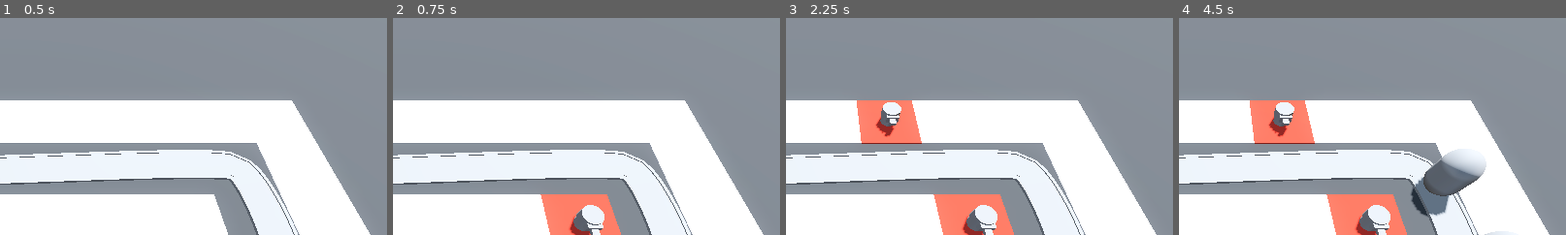
Above: before the commit, frames 1-4 (left to right).
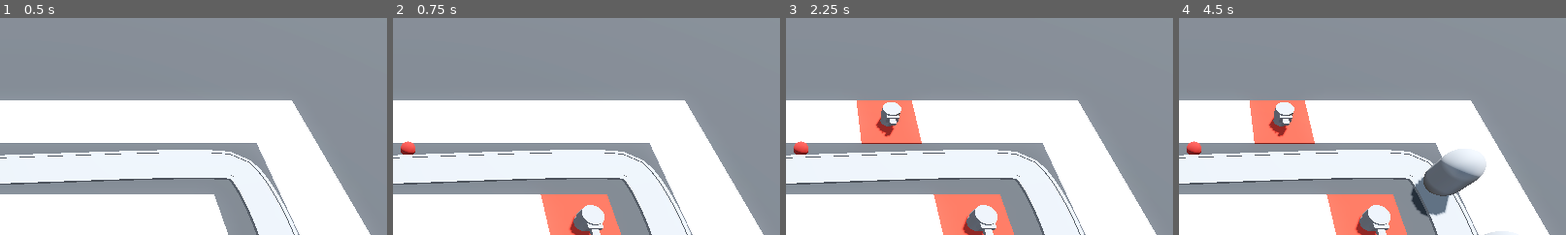
Above: after the commit, the same moments.

Repository: yubinex/barbarian-blaster
Game: Godot game, scene res://base_level.tscn
The game is run twice, just before and just after one commit, with the same random seed, the same clock (stepped at 60 frames per second) and the same inputs.
Inputs (mouse positions are % of the whole screen's width and height, from its top left):
- Up to frame 1 (0.5 s): no input
- Up to frame 2 (0.75 s): move the mouse to (72, 45) at 0.52 s; click (72, 45) at 0.6 s
- Up to frame 3 (2.25 s): move the mouse to (30, 55) at 1.27 s; click (30, 55) at 1.35 s; move the mouse to (60, 28) at 2.02 s; click (60, 28) at 2.1 s
- Up to frame 4 (4.5 s): move the mouse to (45, 70) at 2.77 s; click (45, 70) at 2.85 s; move the mouse to (80, 65) at 3.52 s; click (80, 65) at 3.6 s; move the mouse to (20, 35) at 4.27 s; click (20, 35) at 4.35 s
The pictures show only the part of the screen within x 48-98%, y 0-50%; the shares and areas given below are measured in that part.

Frame 1 is identical in both runs. In frame 2, 0.2% of the frame differs, in the area x 2-6%, y 56-63%; in frame 3, 0.2%; in frame 4, 0.2%.

Commit message:
feat: Add projectile shooting to turret
Adds a projectile scene and script, and attaches it to the turret. The turret now instantiates a projectile.

Diff:
--- /dev/null
+++ b/turret/projectile.gd
@@ -0,0 +1,11 @@
+class_name Projectile
+extends Area3D
+
+
+@export var speed := 30.0
+
+var direction := Vector3.FORWARD
+
+
+func _physics_process(delta: float) -> void:
+	position += direction * delta * speed
--- /dev/null
+++ b/turret/projectile.tscn
@@ -0,0 +1,21 @@
+[gd_scene load_steps=5 format=3 uid="uid://58qnl1owc1lt"]
+
+[ext_resource type="Script" uid="uid://duem4wgl5qr0e" path="res://turret/projectile.gd" id="1_xw3pi"]
+
+[sub_resource type="StandardMaterial3D" id="StandardMaterial3D_bjyge"]
+albedo_color = Color(0.666667, 0.156863, 0.12549, 1)
+
+[sub_resource type="SphereMesh" id="SphereMesh_xw3pi"]
+material = SubResource("StandardMaterial3D_bjyge")
+
+[sub_resource type="SphereShape3D" id="SphereShape3D_nj30x"]
+
+[node name="Projectile" type="Area3D"]
+top_level = true
+script = ExtResource("1_xw3pi")
+
+[node name="MeshInstance3D" type="MeshInstance3D" parent="."]
+mesh = SubResource("SphereMesh_xw3pi")
+
+[node name="CollisionShape3D" type="CollisionShape3D" parent="."]
+shape = SubResource("SphereShape3D_nj30x")
--- /dev/null
+++ b/turret/turret.gd
@@ -0,0 +1,9 @@
+extends Node3D
+
+
+@export var projectile: PackedScene
+
+
+func _ready() -> void:
+	var shot: Projectile = projectile.instantiate()
+	add_child(shot)
--- a/turret/turret.tscn
+++ b/turret/turret.tscn
@@ -1,4 +1,7 @@
-[gd_scene load_steps=5 format=3 uid="uid://l73sv81ny4tb"]
+[gd_scene load_steps=7 format=3 uid="uid://l73sv81ny4tb"]
+
+[ext_resource type="Script" uid="uid://clh64241p5rdf" path="res://turret/turret.gd" id="1_vfthy"]
+[ext_resource type="PackedScene" uid="uid://58qnl1owc1lt" path="res://turret/projectile.tscn" id="2_2876l"]
 
 [sub_resource type="CylinderMesh" id="CylinderMesh_pweg5"]
 height = 1.0
@@ -15,6 +18,8 @@
 size = Vector3(0.4, 0.2, 0.5)
 
 [node name="Turret" type="Node3D"]
+script = ExtResource("1_vfthy")
+projectile = ExtResource("2_2876l")
 
 [node name="TurretBase" type="MeshInstance3D" parent="."]
 transform = Transform3D(1, 0, 0, 0, 1, 0, 0, 0, 1, 0, 0.5, 0)
Not shown, added: turret/projectile.gd.uid
Not shown, added: turret/turret.gd.uid
